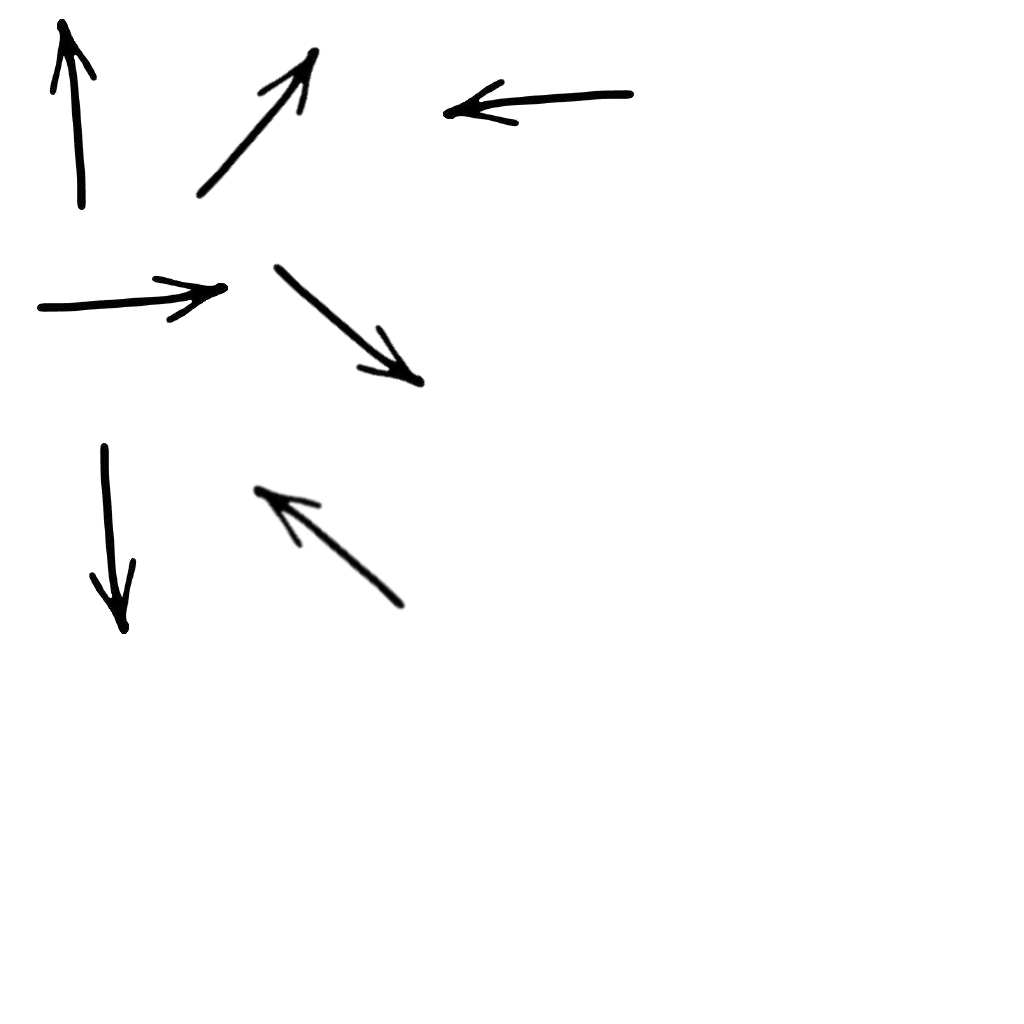
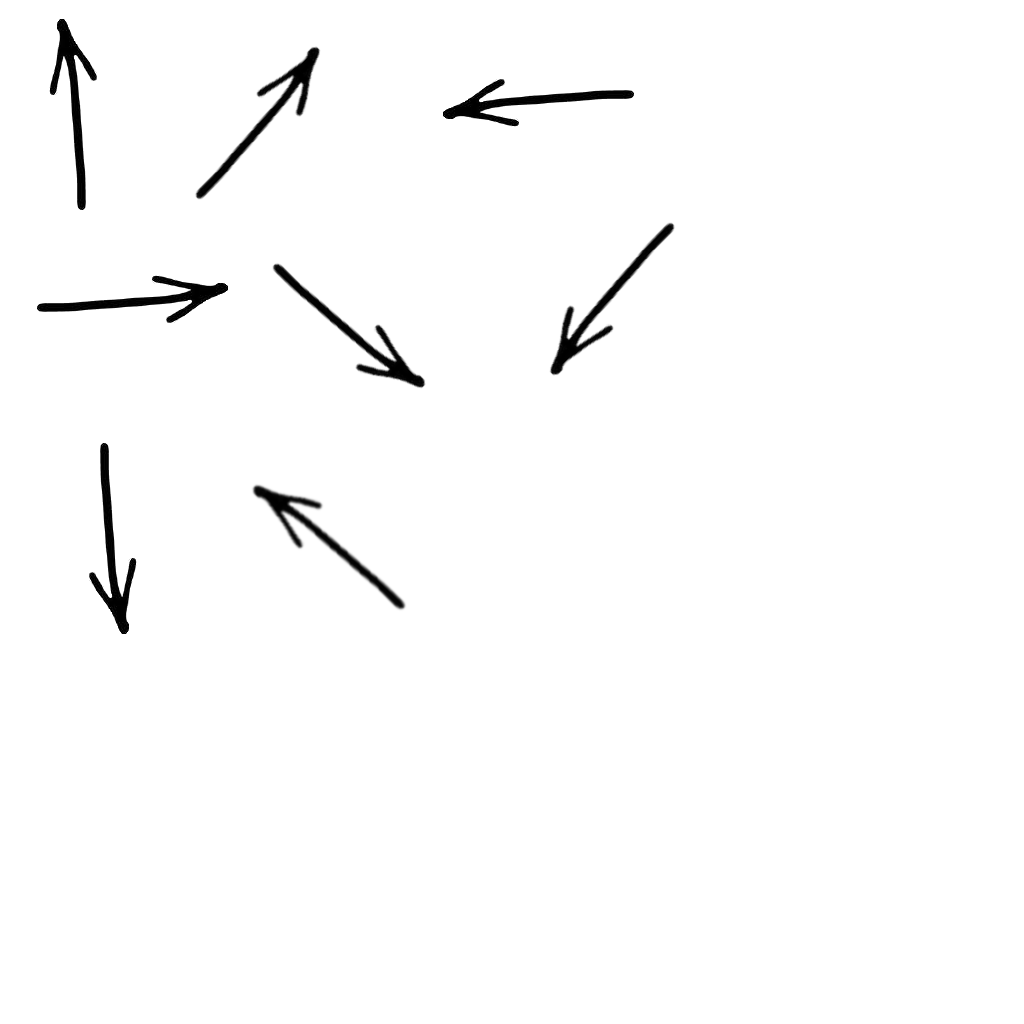
Comparing the layer stacks of the two w=1024, h=1024 images. Changes:
added layer "solider_315" above "solider_270" over left=549, top=222, right=675, bottom=376
